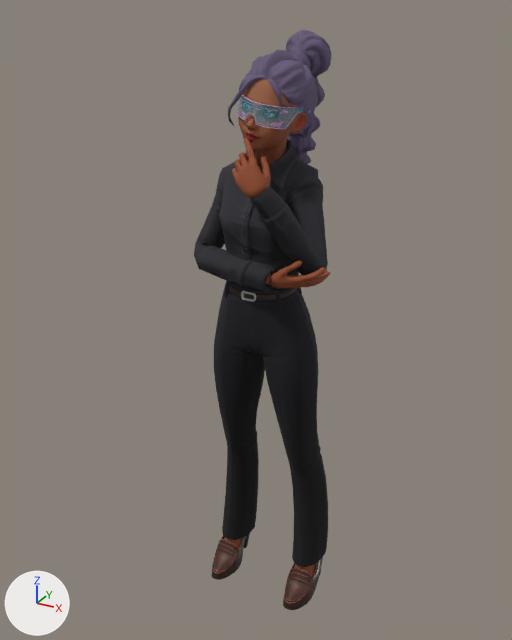
The glTF model web/public/avilla_thinking2.glb: old version first, new version second.
Rendered twice from a 50 mm camera at (0.926, -1.785, 1.87) aimed at (-0.061, 0.01, 0.973). The axes (+X, +Y, +Z) are drawn at lower left. The lights are the same throughout. Vertices at the same position are counted once.

The older version as bpy lines, for what is in view:
```python
me_wolf3d_avatar = bpy.data.meshes.new('Wolf3D_Avatar')
me_wolf3d_avatar.from_pydata(...)  # 7058 vertices, 13679 faces; spans x -0.2..0.23, y -0.21..0.17, z 0.0..1.82
me_wolf3d_avatar.materials.append(mat_wolf3d_avatar)
ob_wolf3d_avatar = bpy.data.objects.new('Wolf3D_Avatar', me_wolf3d_avatar)
ob_wolf3d_avatar.location = (0.0, 0.0, 0.0)
```
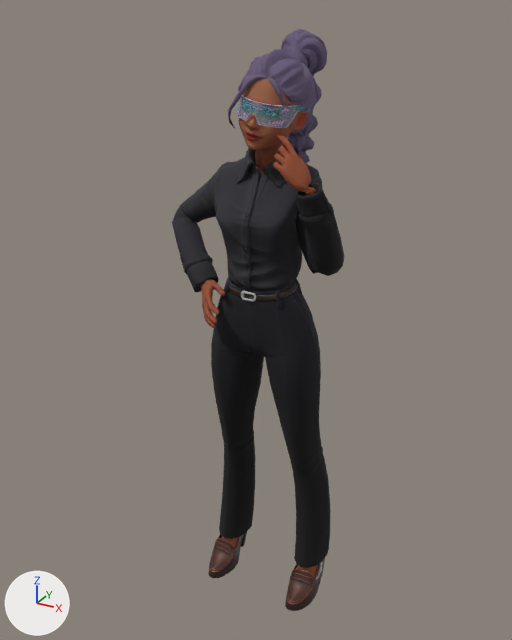
Location of each change, (x1, y1, x2, y2) in pixels of the pictures (512 x 640 px; the box of a moved part takes in the faces that stretch with it):
'Wolf3D_Avatar', reshaped (25% wider): before (194, 30, 331, 610); after (172, 29, 344, 611)
part 1 of me_wolf3d_avatar, moved or reshaped: before (224, 537, 241, 549); after (221, 536, 238, 548)
part 2 of me_wolf3d_avatar, moved or reshaped: before (214, 282, 328, 567); after (211, 277, 330, 568)
part 3 of me_wolf3d_avatar, moved or reshaped: before (211, 533, 250, 580); after (208, 532, 247, 578)
part 4 of me_wolf3d_avatar, moved or reshaped: before (286, 30, 331, 164); after (281, 29, 327, 163)
part 5 of me_wolf3d_avatar, moved or reshaped: before (194, 47, 330, 293); after (172, 46, 344, 328)

The change, as a list of edits to the scene's bpy script:
```text
Change me_wolf3d_avatar:
    used by ob_wolf3d_avatar; location = (0.0, 0.0, 0.0)
    remove me_wolf3d_avatar.from_pydata(...)  # 7058 vertices, 13679 faces; spans x -0.2..0.23, y -0.21..0.17, z 0.0..1.82
    add me_wolf3d_avatar.from_pydata(...)  # 7058 vertices, 13679 faces; spans x -0.36..0.24, y -0.22..0.17, z 0.0..1.82
    me_wolf3d_avatar part 1: the loose piece of 54 vertices spanning x -0.19..-0.11, y -0.06..0.09, z 0.06..0.22 is moved by (-0.01, 0.0, 0.0)
    me_wolf3d_avatar part 2: the loose piece of 667 vertices spanning x -0.19..0.2, y -0.14..0.1, z 0.11..1.16 is scaled about its middle by (1.06, 1, 1)
    me_wolf3d_avatar part 3: the loose piece of 180 vertices spanning x -0.19..-0.1, y -0.15..0.1, z 0.0..0.17 is moved by (-0.01, 0.0, 0.0)
    me_wolf3d_avatar part 4: the loose piece of 594 vertices spanning x -0.04..0.12, y 0.02..0.17, z 1.36..1.82 is moved by (-0.01, 0.0, 0.0)
    me_wolf3d_avatar part 5: 1484 of 7058 vertices moved; they spanned x -0.2..0.23, y -0.21..0.09, z 1.11..1.78 and now span x -0.36..0.24, y -0.22..0.08, z 1.01..1.78; mean shift (-0.06, 0.01, -0.03); largest move (0.21, -0.07, 1.19) -> (-0.09, -0.2, 1.02)
```
